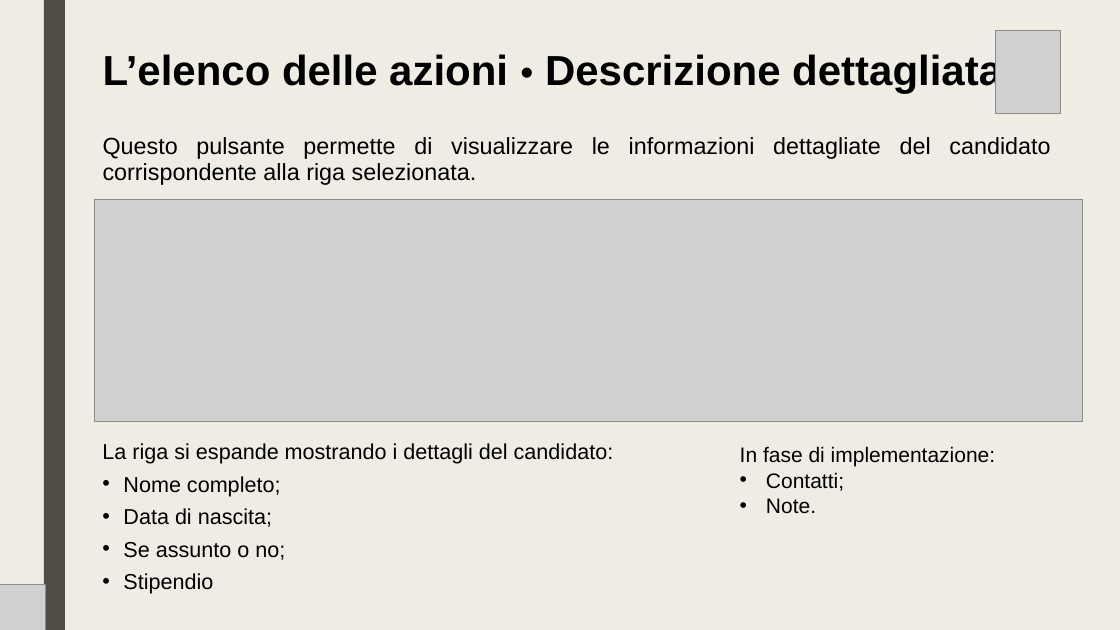
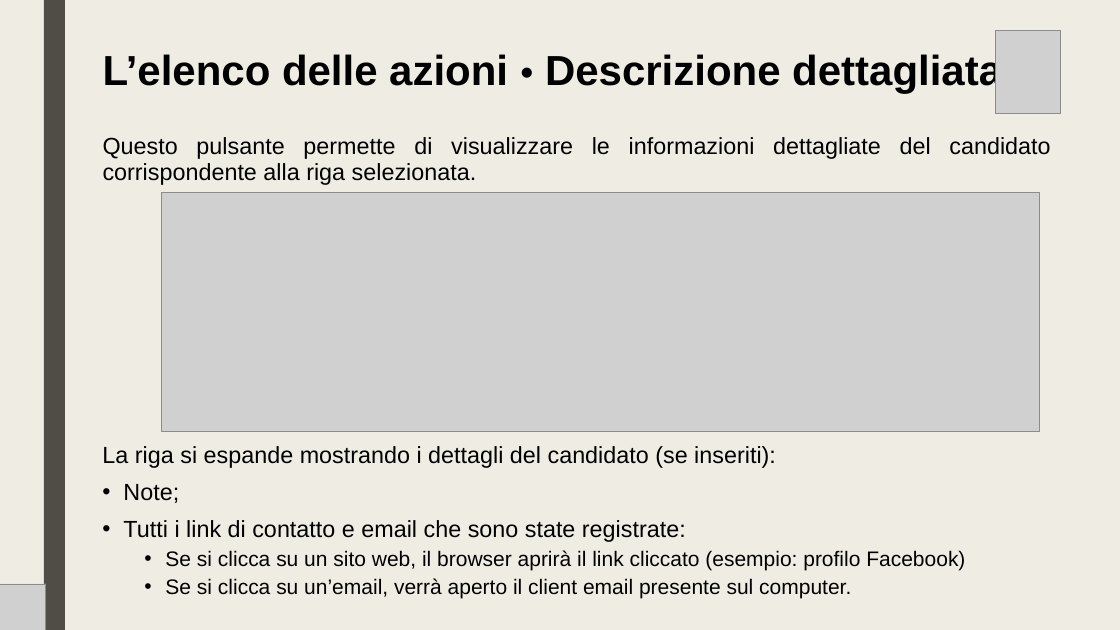
Before and after one commit to lt-scuolalavoro/suit, a slide deck: slide 8 of resources/IT - Suit Database.pptx. Drawn at 1120x630 pixels with LibreOffice and Linux fonts; fonts in the diff are those of the drawing; grey boxes stand for pictures. Boxes give left, top, right and bottom in pixels: in the first picture for what was removed or moved away, otherwise in the second. Text is boxed around its words. In the diff, an @@ line names an element or a change of style, - is before the commit and + after.

Commit message:
Update presentations

```diff
--- a/resources/IT - Suit Database.pptx
+++ b/resources/IT - Suit Database.pptx
@@ picture: place and size @@
-picture at [94,199,1083,422]
+picture at [161,192,1040,431]
@@ text at [102,446,965,599]: text changed; size 18.5 to 18 pt @@
-La riga si espande mostrando i dettagli del candidato:
-• Nome completo;
-• Data di nascita;
-• Se assunto o no;
-• Stipendio
+La riga si espande mostrando i dettagli del candidato (se inseriti):
+• Note;
+• Tutti i link di contatto e email che sono state registrate:
+  • Se si clicca su un sito web, il browser aprirà il link cliccato (esempio: profilo Facebook)
+  • Se si clicca su un’email, verrà aperto il client email presente sul computer.
@@ text removed at [740,446,996,514] @@
-In fase di implementazione:
-• Contatti;
-• Note.
```
Also in this commit, not shown: 8 other slides changed, 1 slide added, 3 other files.
